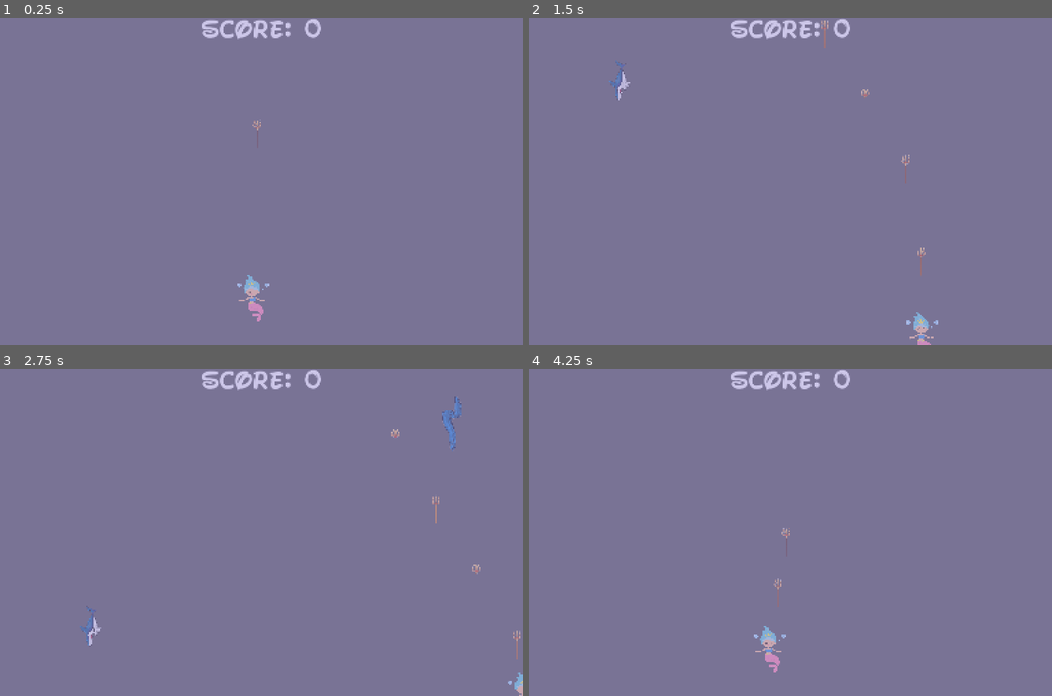
Above: before the commit, frames 1-4 (two rows, left to right).
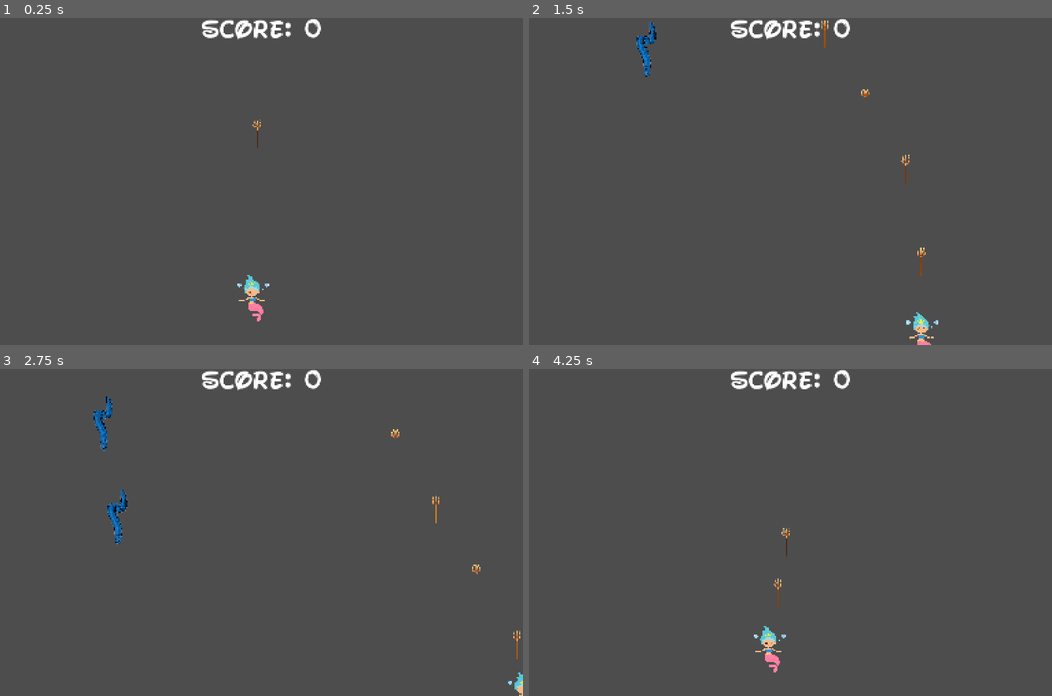
Above: after the commit, the same moments.

Repository: mnurbol-glitch/A-Mermaids-Tale
Game: Godot game, scene res://scenes/Game_Madina.tscn
The game is run twice, just before and just after one commit, with the same random seed, the same clock (stepped at 60 frames per second) and the same inputs.
Inputs:
- Up to frame 1 (0.25 s): no input
- Up to frame 2 (1.5 s): tap Enter at 0.5 s; hold Right (move_right) 0.53-1.28 s; hold Space (shoot) 0.53-1.28 s; hold Down (move_down) from 1.28 s (still down); tap Space (shoot) at 1.35 s
- Up to frame 3 (2.75 s): release Down (move_down) at 2.03 s; hold Right (move_right) from 2.03 s (still down); hold Space (shoot) from 2.03 s (still down)
- Up to frame 4 (4.25 s): release Right (move_right) at 2.78 s; release Space (shoot) at 2.78 s; hold Up (move_up) 2.78-3.53 s; tap Space (shoot) at 2.85 s; hold Left (move_left) from 3.53 s (still down); hold Space (shoot) from 3.53 s (still down); tap R (reset) at 4.15 s

The runs differ from the first frame. In frame 1, 100% of the frame differs, in the area x 0-100%, y 0-100%; in frame 2, 100%; in frame 3, 100%; in frame 4, 100%.

Commit message:
new w fizza level 1 & enemy

Diff:
--- /dev/null
+++ b/a-mermaids-tale-game/scenes/Game_Fizza.tscn
@@ -0,0 +1,37 @@
+[gd_scene format=3 uid="uid://dq73kerebyr5x"]
+
+[ext_resource type="Script" uid="uid://bqjel4hfkctdd" path="res://scripts/game_madina.gd" id="1_ieoe5"]
+[ext_resource type="PackedScene" uid="uid://btcpkxq4ma2xx" path="res://scenes/enemyFizza.tscn" id="2_lkghy"]
+[ext_resource type="PackedScene" uid="uid://b2u1kmt4p3cd4" path="res://scenes/hud.tscn" id="4_oxrx0"]
+[ext_resource type="PackedScene" uid="uid://8mjbxi8722uj" path="res://scenes/game_over_screen.tscn" id="5_f4ixe"]
+[ext_resource type="PackedScene" uid="uid://cvy6qv1orcddt" path="res://scenes/player.tscn" id="6_m1nlo"]
+[ext_resource type="PackedScene" uid="uid://b3vr4cml6scqh" path="res://scenes/trident.tscn" id="7_5uomi"]
+
+[node name="Game_lvl2_Fizza" type="Node2D" unique_id=1845959821]
+script = ExtResource("1_ieoe5")
+enemy_scenes = Array[PackedScene]([ExtResource("2_lkghy")])
+
+[node name="UILayer" type="CanvasLayer" parent="." unique_id=1787005062]
+
+[node name="HUD" parent="UILayer" unique_id=841911485 instance=ExtResource("4_oxrx0")]
+
+[node name="GameOverScreen" parent="UILayer" unique_id=577975118 instance=ExtResource("5_f4ixe")]
+
+[node name="EnemySpawnTimer" type="Timer" parent="." unique_id=1525480864]
+autostart = true
+
+[node name="Player" parent="." unique_id=118782493 instance=ExtResource("6_m1nlo")]
+position = Vector2(817, 894)
+
+[node name="PlayerSpawnPos" type="Marker2D" parent="." unique_id=1755339875]
+position = Vector2(810, 900)
+
+[node name="Trident" parent="." unique_id=1662651136 instance=ExtResource("7_5uomi")]
+position = Vector2(826, 668)
+speed = null
+
+[node name="TridentContainer" type="Node2D" parent="." unique_id=1696181520]
+
+[node name="EnemyContainer" type="Node2D" parent="." unique_id=541133060]
+
+[connection signal="timeout" from="EnemySpawnTimer" to="." method="_on_enemy_spawn_timer_timeout"]
--- a/a-mermaids-tale-game/scenes/Game_Madina.tscn
+++ b/a-mermaids-tale-game/scenes/Game_Madina.tscn
@@ -4,19 +4,16 @@
 [ext_resource type="PackedScene" uid="uid://cvy6qv1orcddt" path="res://scenes/player.tscn" id="2_iw4op"]
 [ext_resource type="PackedScene" uid="uid://b3vr4cml6scqh" path="res://scenes/trident.tscn" id="3_iw4op"]
 [ext_resource type="PackedScene" uid="uid://b2u1kmt4p3cd4" path="res://scenes/hud.tscn" id="4_cdrme"]
-[ext_resource type="PackedScene" uid="uid://dgkac0hhan15u" path="res://scenes/enemy.tscn" id="4_nfoa1"]
-[ext_resource type="PackedScene" uid="uid://8mjbxi8722uj" path="res://scenes/game_over_screen.tscn" id="5_ekglo"]
-[ext_resource type="PackedScene" uid="uid://bhhj2by12h0r8" path="res://scenes/diver_enemy.tscn" id="5_s53ro"]
+[ext_resource type="PackedScene" uid="uid://dgkac0hhan15u" path="res://scenes/enemyMadina.tscn" id="4_nfoa1"]
+[ext_resource type="PackedScene" uid="uid://bhhj2by12h0r8" path="res://scenes/diver_enemyMadina.tscn" id="5_s53ro"]
 
-[node name="Game_lvl2_Madina" type="Node2D" unique_id=1845959821]
+[node name="Game_lvl1_Madina" type="Node2D" unique_id=1845959821]
 script = ExtResource("1_h74fe")
 enemy_scenes = Array[PackedScene]([ExtResource("4_nfoa1"), ExtResource("5_s53ro")])
 
 [node name="UILayer" type="CanvasLayer" parent="." unique_id=1787005062]
 
 [node name="HUD" parent="UILayer" unique_id=841911485 instance=ExtResource("4_cdrme")]
-
-[node name="GameOverScreen" parent="UILayer" unique_id=577975118 instance=ExtResource("5_ekglo")]
 
 [node name="EnemySpawnTimer" type="Timer" parent="." unique_id=1525480864]
 autostart = true
--- /dev/null
+++ b/a-mermaids-tale-game/scenes/diver_enemyFizza.tscn
@@ -0,0 +1,17 @@
+[gd_scene format=3 uid="uid://d1go4e6tp0a5l"]
+
+[ext_resource type="PackedScene" uid="uid://dgkac0hhan15u" path="res://scenes/enemyMadina.tscn" id="1_olvia"]
+[ext_resource type="Texture2D" uid="uid://djn3cnk240ia7" path="res://assets/icon.svg" id="2_olvia"]
+
+[node name="DiverEnemy" unique_id=1823678090 instance=ExtResource("1_olvia")]
+speed = 500
+points = 200
+
+[node name="Sprite2D" parent="." index="0" unique_id=286168872]
+rotation = -1.5707964
+scale = Vector2(0.2, 0.2)
+texture = ExtResource("2_olvia")
+
+[node name="CollisionPolygon2D" parent="." index="1" unique_id=1924963564]
+position = Vector2(1, 0)
+polygon = PackedVector2Array(-17, 24, -36, 1, -16, 9, -10, -14, 1, -36, -3, -45, -12, -52, -14, -63, -2, -57, 6, -51, 19, -52, 7, -37, 21, 7, 35, 8, 25, 14, 33, 19, 21, 21, 3, 57, -3, 67, -10, 62, -17, 41)
--- a/a-mermaids-tale-game/scenes/diver_enemy.tscn
+++ b/a-mermaids-tale-game/scenes/diver_enemyMadina.tscn
@@ -1,6 +1,6 @@
 [gd_scene format=3 uid="uid://bhhj2by12h0r8"]
 
-[ext_resource type="PackedScene" uid="uid://dgkac0hhan15u" path="res://scenes/enemy.tscn" id="1_x15ja"]
+[ext_resource type="PackedScene" uid="uid://dgkac0hhan15u" path="res://scenes/enemyMadina.tscn" id="1_x15ja"]
 [ext_resource type="Texture2D" uid="uid://cybaku785f4mv" path="res://assets/Subject 2 copy.png" id="2_5ovsw"]
 
 [node name="DiverEnemy" unique_id=1823678090 instance=ExtResource("1_x15ja")]
--- /dev/null
+++ b/a-mermaids-tale-game/scenes/enemyFizza.tscn
@@ -0,0 +1,25 @@
+[gd_scene format=3 uid="uid://btcpkxq4ma2xx"]
+
+[ext_resource type="Script" uid="uid://cctuns8gyooxo" path="res://scripts/enemy.gd" id="1_limwj"]
+[ext_resource type="Texture2D" uid="uid://qxg8w4rnr2cf" path="res://assets/pngimg.com - mermaid_PNG3.png" id="2_limwj"]
+
+[node name="Enemy" type="Area2D" unique_id=1823678090]
+collision_layer = 2
+collision_mask = 5
+script = ExtResource("1_limwj")
+
+[node name="Sprite2D" type="Sprite2D" parent="." unique_id=286168872]
+position = Vector2(8, 9)
+rotation = 1.5707964
+scale = Vector2(0.022241084, 0.022241084)
+texture = ExtResource("2_limwj")
+
+[node name="CollisionPolygon2D" type="CollisionPolygon2D" parent="." unique_id=1924963564]
+polygon = PackedVector2Array(-13, 25, -20, 10, -29, -10, -30, -21, -29, -36, -11, -43, 2, -41, 7, -37, 9, -54, 12, -87, 26, -69, 32, -39, 25, -17, 14, -16, -3, -16, 9, 15, 16, 37, 13, 69, 8, 85, 0, 86, -6, 73)
+
+[node name="VisibleOnScreenNotifier2D" type="VisibleOnScreenNotifier2D" parent="." unique_id=743832035]
+position = Vector2(-10, -125)
+rect = Rect2(-10, -10, 41, 20)
+
+[connection signal="body_entered" from="." to="." method="_on_body_entered"]
+[connection signal="screen_exited" from="VisibleOnScreenNotifier2D" to="." method="_on_visible_on_screen_notifier_2d_screen_exited"]
--- a/a-mermaids-tale-game/scenes/game_over_screen.tscn
+++ b/a-mermaids-tale-game/scenes/game_over_screen.tscn
@@ -1,4 +1,17 @@
 [gd_scene format=3 uid="uid://8mjbxi8722uj"]
+
+[ext_resource type="FontFile" uid="uid://dhinf5ol0usek" path="res://assets/waltographUI.ttf" id="1_iwahs"]
+
+[sub_resource type="StyleBoxFlat" id="StyleBoxFlat_4vnjk"]
+bg_color = Color(0.46696818, 0.6670076, 0.85756207, 1)
+corner_radius_top_left = 100
+corner_radius_top_right = 100
+corner_radius_bottom_right = 100
+corner_radius_bottom_left = 100
+
+[sub_resource type="LabelSettings" id="LabelSettings_61w2s"]
+font = ExtResource("1_iwahs")
+font_size = 75
 
 [node name="GameOverScreen" type="Control" unique_id=577975118]
 layout_mode = 3
@@ -15,4 +28,47 @@
 anchor_bottom = 1.0
 grow_horizontal = 2
 grow_vertical = 2
-color = Color(0.627451, 0.58431375, 0.8392157, 0.5294118)
+color = Color(0.7800731, 0.5818673, 0.3522298, 0.5294118)
+
+[node name="Panel" type="Panel" parent="." unique_id=307782279]
+layout_mode = 1
+anchors_preset = 8
+anchor_left = 0.5
+anchor_top = 0.5
+anchor_right = 0.5
+anchor_bottom = 0.5
+offset_left = -353.0
+offset_top = -366.0
+offset_right = 366.0
+offset_bottom = 359.1983
+grow_horizontal = 2
+grow_vertical = 2
+theme_override_styles/panel = SubResource("StyleBoxFlat_4vnjk")
+
+[node name="GameOver" type="Label" parent="Panel" unique_id=64234825]
+layout_mode = 1
+anchors_preset = 5
+anchor_left = 0.5
+anchor_right = 0.5
+offset_left = -225.0
+offset_top = 85.0
+offset_right = 225.0
+offset_bottom = 208.0
+grow_horizontal = 2
+text = "Game Over
+"
+label_settings = SubResource("LabelSettings_61w2s")
+
+[node name="HighScore" type="Label" parent="Panel" unique_id=1440444997]
+layout_mode = 1
+anchors_preset = 5
+anchor_left = 0.5
+anchor_right = 0.5
+offset_left = -225.0
+offset_top = 85.0
+offset_right = 225.0
+offset_bottom = 208.0
+grow_horizontal = 2
+text = "Game Over
+"
+label_settings = SubResource("LabelSettings_61w2s")
Renamed: a-mermaids-tale-game/scenes/enemy.tscn -> a-mermaids-tale-game/scenes/enemyMadina.tscn
